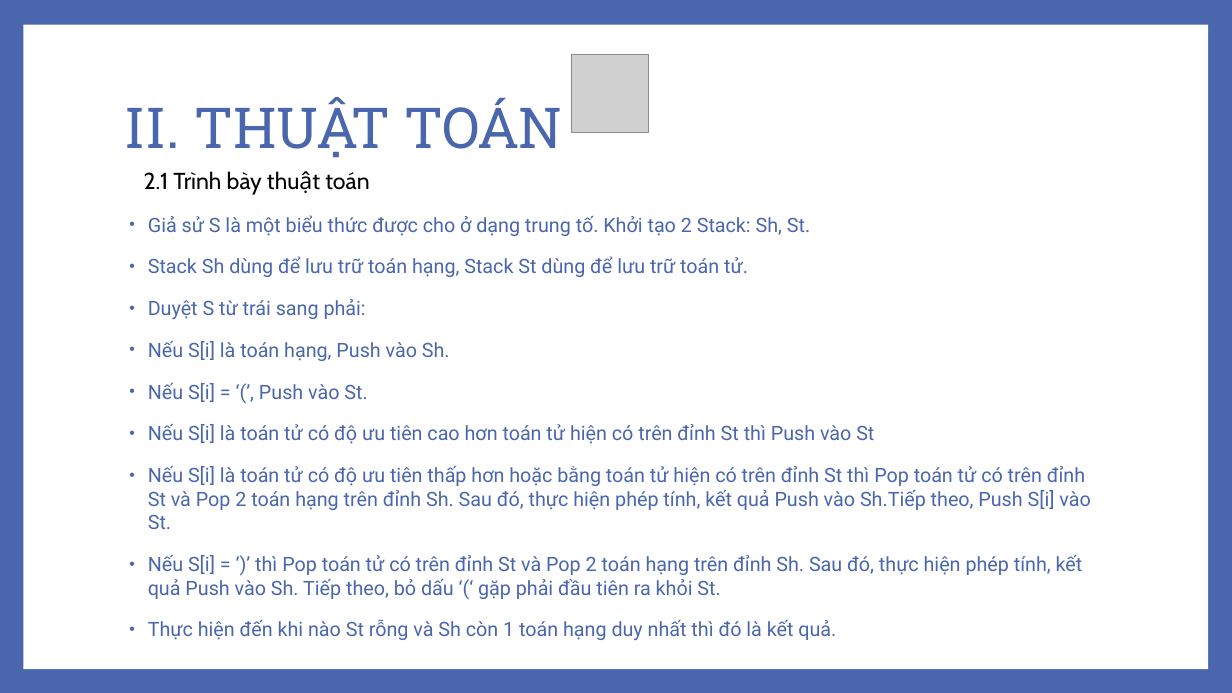
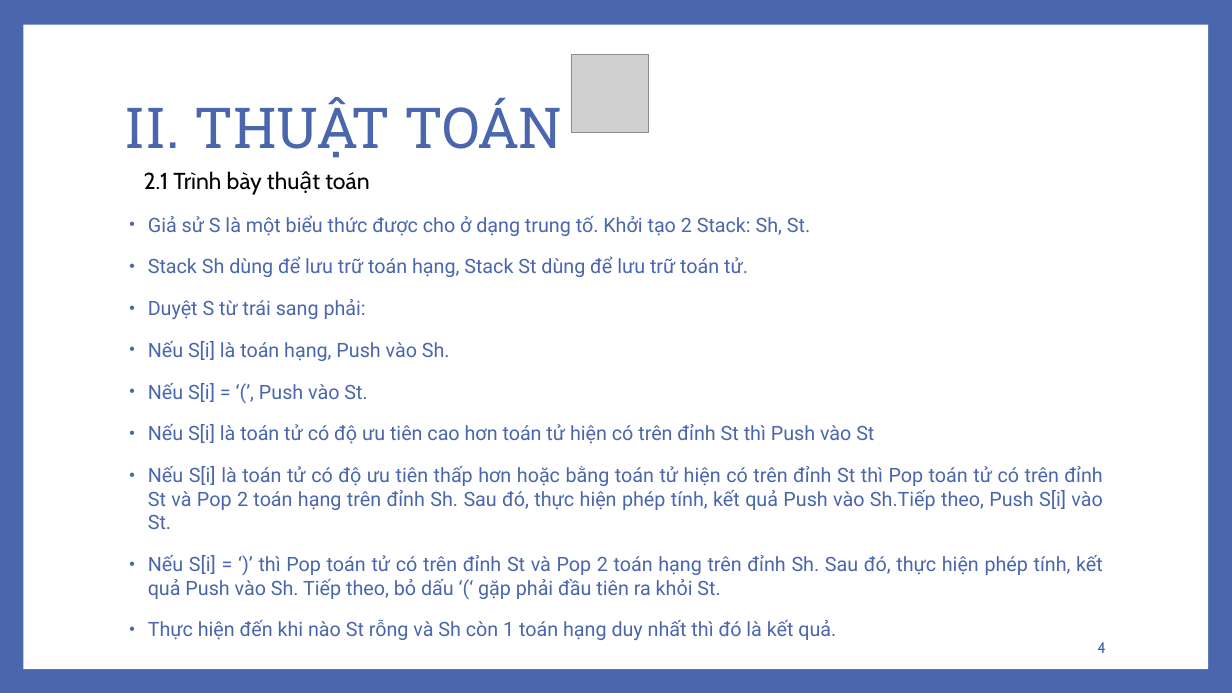
Before and after one commit to lehung0108/CauTrucDuLieu, a slide deck: slide 4 of Documents/XÂY DỰNG ỨNG DỤNG CALCULATOR.pptx. Drawn at 1232x693 pixels with LibreOffice and Linux fonts; fonts in the diff are those of the drawing; grey boxes stand for pictures. Boxes give left, top, right and bottom in pixels: in the first picture for what was removed or moved away, otherwise in the second. Text is boxed around its words. In the diff, an @@ line names an element or a change of style, - is before the commit and + after.

```diff
--- a/Documents/XÂY DỰNG ỨNG DỤNG CALCULATOR.pptx
+++ b/Documents/XÂY DỰNG ỨNG DỤNG CALCULATOR.pptx
@@ text "Giả sử S là một ..." at [148, 215, 1103, 640]: alignment left to justified @@
@@ page number added at [1097, 642, 1106, 653], 12 pt, text #4A66AC @@
+4
```
Also in this commit, not shown: 10 other slides changed, 2 slides added, 3 slides removed, 2 other files.
